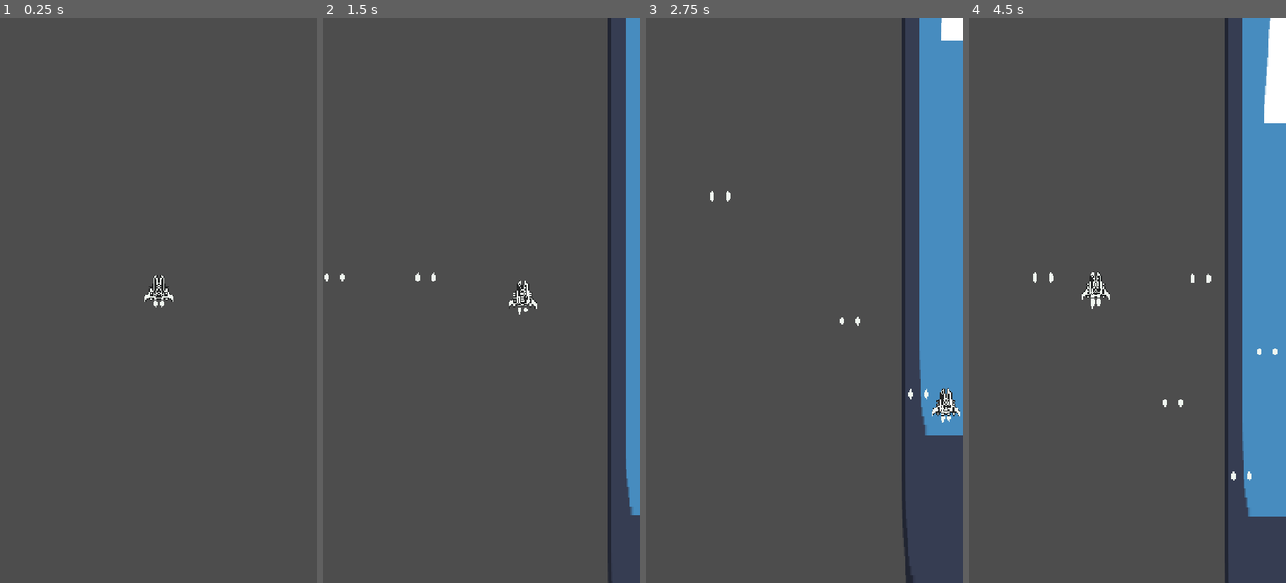
Above: before the commit, frames 1-4 (left to right).
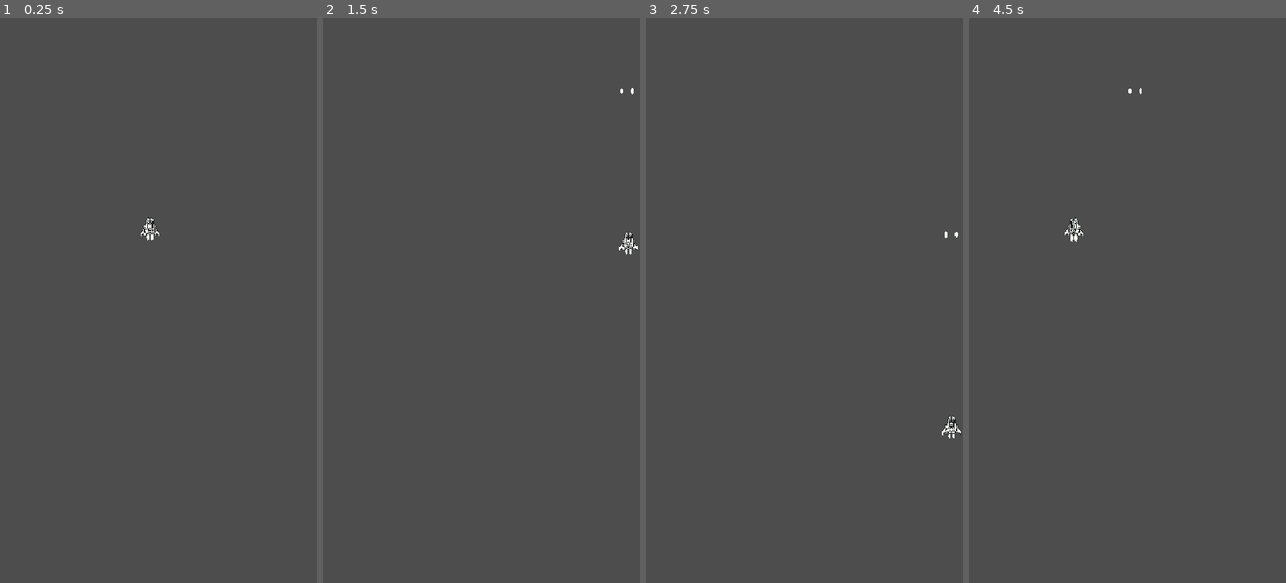
Above: after the commit, the same moments.

Repository: rnakkas/GodotSandbox
Game: Godot game, scene res://ShmupSandbox/Main/Scenes/main.tscn
Two runs of this game, one before a commit and one after it. Both use one fixed random seed, a clock stepped at 60 frames per second and the inputs below. The engine's default icon, where the game draws it, is replaced by a stand-in: a white triangle on a blue panel in a dark square.
Inputs (mouse positions are in pixels of both pictures, inside the frame that each line leads up to):
- Up to frame 1 (0.25 s): no input
- Up to frame 2 (1.5 s): tap Enter at 0.5 s; move the mouse to (551, 272) at 0.52 s; press the mouse at (551, 272) at 0.53 s; hold D (move_right) 0.53-1.28 s; move the mouse to (418, 328) at 1.27 s; release the mouse at (418, 328) at 1.28 s; hold S (move_down) from 1.28 s (still down); click (418, 328) at 1.35 s
- Up to frame 3 (2.75 s): move the mouse to (836, 176) at 2.02 s; release S (move_down) at 2.03 s; press the mouse at (836, 176) at 2.03 s; hold D (move_right) from 2.03 s (still down)
- Up to frame 4 (4.5 s): move the mouse to (1111, 413) at 2.77 s; release D (move_right) at 2.78 s; release the mouse at (1111, 413) at 2.78 s; hold W (move_up) 2.78-3.53 s; click (1111, 413) at 2.85 s; move the mouse to (1222, 385) at 3.52 s; press the mouse at (1222, 385) at 3.53 s; hold A (move_left) from 3.53 s (still down); move the mouse to (1032, 215) at 4.27 s; release the mouse at (1032, 215) at 4.28 s; click (1032, 215) at 4.35 s

The runs differ from the first frame. In frame 1, 0.4% of the frame differs, in the area x 44-55%, y 35-52%; in frame 2, 5.4%; in frame 3, 11%; in frame 4, 14%, in the area x 20-100%, y 0-100%.

Commit message:
player can now shoot

Diff:
--- /dev/null
+++ b/ShmupSandbox/Main/Scenes/game.tscn
@@ -0,0 +1,21 @@
+[gd_scene load_steps=3 format=3 uid="uid://b0ndt0kisoyg3"]
+
+[ext_resource type="PackedScene" uid="uid://ck20r21lsokw1" path="res://ShmupSandbox/Player/Scenes/player_ship.tscn" id="1_cxqyk"]
+[ext_resource type="Script" uid="uid://cj0ffr545wyhi" path="res://ShmupSandbox/Main/Scripts/game.gd" id="1_f5mi8"]
+
+[node name="Game" type="Node2D"]
+script = ExtResource("1_f5mi8")
+
+[node name="PlayerShip" parent="." instance=ExtResource("1_cxqyk")]
+unique_name_in_owner = true
+position = Vector2(255, 369)
+
+[node name="Camera2D" type="Camera2D" parent="PlayerShip"]
+limit_left = 0
+limit_top = 0
+limit_right = 540
+limit_bottom = 960
+
+[node name="PlayerProjectiles" type="Node2D" parent="."]
+
+[connection signal="player_shooting" from="PlayerShip" to="." method="_on_player_ship_player_shooting"]
--- a/ShmupSandbox/Main/Scenes/main.tscn
+++ b/ShmupSandbox/Main/Scenes/main.tscn
@@ -1,43 +1,7 @@
-[gd_scene load_steps=4 format=3 uid="uid://betfkrygq2ejo"]
+[gd_scene load_steps=2 format=3 uid="uid://betfkrygq2ejo"]
 
-[ext_resource type="PackedScene" uid="uid://ck20r21lsokw1" path="res://ShmupSandbox/Player/Scenes/player_ship.tscn" id="1_c17wt"]
-[ext_resource type="Texture2D" uid="uid://b0t3vogr3x06f" path="res://icon.svg" id="2_aucld"]
-
-[sub_resource type="RectangleShape2D" id="RectangleShape2D_aucld"]
-size = Vector2(748, 87)
+[ext_resource type="PackedScene" uid="uid://b0ndt0kisoyg3" path="res://ShmupSandbox/Main/Scenes/game.tscn" id="1_c17wt"]
 
 [node name="Main" type="Node2D"]
 
-[node name="PlayerShip" parent="." instance=ExtResource("1_c17wt")]
-position = Vector2(341, 865)
-
-[node name="Camera2D" type="Camera2D" parent="PlayerShip"]
-zoom = Vector2(2, 2)
-limit_left = 0
-limit_top = 0
-limit_right = 720
-limit_bottom = 1280
-position_smoothing_enabled = true
-
-[node name="Icon" type="Sprite2D" parent="."]
-position = Vector2(-13, 654.5)
-scale = Vector2(1, 10.6016)
-texture = ExtResource("2_aucld")
-
-[node name="Icon2" type="Sprite2D" parent="."]
-position = Vector2(714, 645)
-scale = Vector2(1, 10.6094)
-texture = ExtResource("2_aucld")
-
-[node name="Area2D" type="Area2D" parent="."]
-collision_layer = 4
-collision_mask = 0
-
-[node name="Icon3" type="Sprite2D" parent="Area2D"]
-position = Vector2(365.5, 34.5)
-scale = Vector2(6.00781, 0.632813)
-texture = ExtResource("2_aucld")
-
-[node name="CollisionShape2D" type="CollisionShape2D" parent="Area2D"]
-position = Vector2(364, 33.5)
-shape = SubResource("RectangleShape2D_aucld")
+[node name="Game" parent="." instance=ExtResource("1_c17wt")]
--- /dev/null
+++ b/ShmupSandbox/Main/Scripts/game.gd
@@ -0,0 +1,20 @@
+class_name game extends Node2D
+
+## Player
+@onready var player : CharacterBody2D
+
+# Called when the node enters the scene tree for the first time.
+func _ready() -> void:
+	pass # Replace with function body.
+
+
+# Called every frame. 'delta' is the elapsed time since the previous frame.
+func _process(delta: float) -> void:
+	pass
+
+
+func _on_player_ship_player_shooting(bullet_scene: PackedScene, locations: Array[Vector2]) -> void:
+	for i:int in range(locations.size()):
+		var bullet := bullet_scene.instantiate()
+		bullet.position = locations[i]
+		add_child(bullet)
--- a/ShmupSandbox/Player/Scenes/player_bullet.tscn
+++ b/ShmupSandbox/Player/Scenes/player_bullet.tscn
@@ -96,15 +96,23 @@
 collision_layer = 2
 collision_mask = 12
 script = ExtResource("1_whoyt")
+speed = 950.0
 
 [node name="bullet_sprite" type="AnimatedSprite2D" parent="."]
 sprite_frames = SubResource("SpriteFrames_eymk2")
 animation = &"fly"
 autoplay = "fly"
 frame = 3
-frame_progress = 0.50622
+frame_progress = 0.92438
 
 [node name="bullet_collider" type="CollisionShape2D" parent="."]
+visible = false
 position = Vector2(-0.5, 0)
 shape = SubResource("RectangleShape2D_bk2fx")
 debug_color = Color(0.585341, 0.548007, 0.119147, 0.42)
+
+[node name="VisibleOnScreenNotifier2D" type="VisibleOnScreenNotifier2D" parent="."]
+position = Vector2(-0.5, 11.5)
+scale = Vector2(0.25, 0.25)
+
+[connection signal="screen_exited" from="VisibleOnScreenNotifier2D" to="." method="_on_visible_on_screen_notifier_2d_screen_exited"]
--- a/ShmupSandbox/Player/Scenes/player_ship.tscn
+++ b/ShmupSandbox/Player/Scenes/player_ship.tscn
@@ -223,9 +223,10 @@
 collision_mask = 28
 motion_mode = 1
 script = ExtResource("1_qbyav")
-_max_speed = 300.0
-_acceleration = 700.0
-_damping = 600.0
+_max_speed = 450.0
+_acceleration = 1600.0
+_damping = 1000.0
+shooting_rate = 3.0
 
 [node name="Body" type="AnimatedSprite2D" parent="."]
 unique_name_in_owner = true
--- a/ShmupSandbox/Player/Scripts/player_bullet.gd
+++ b/ShmupSandbox/Player/Scripts/player_bullet.gd
@@ -1,11 +1,11 @@
-extends Area2D
+class_name player_bullet extends Area2D
+
+@export var speed : float
+
+# Called every frame. 'delta' is the elapsed time since the previous frame.
+func _physics_process(delta: float) -> void:
+	global_position.y -= speed * delta
 
 
-# Called when the node enters the scene tree for the first time.
-func _ready() -> void:
-	pass # Replace with function body.
-
-
-# Called every frame. 'delta' is the elapsed time since the previous frame.
-func _process(delta: float) -> void:
-	pass
+func _on_visible_on_screen_notifier_2d_screen_exited() -> void:
+	queue_free()
--- a/ShmupSandbox/Player/Scripts/player_ship.gd
+++ b/ShmupSandbox/Player/Scripts/player_ship.gd
@@ -1,9 +1,12 @@
-extends CharacterBody2D
+class_name player_ship extends CharacterBody2D
 
 ## Velocity
 @export var _max_speed : float
 @export var _acceleration : float
 @export var _damping : float
+
+## Shooting
+@export var shooting_rate : float
 
 ## Sprites
 @onready var body: AnimatedSprite2D = %Body
@@ -19,11 +22,14 @@
 ## Timers
 @onready var shot_cooldown_timer : Timer = %shot_cooldown_timer
 
+## Custom signals
+signal player_shooting(bullet_scene:PackedScene, locations:Array[Vector2])
+
 ## Packed scenes
-var bullet : PackedScene = preload("res://ShmupSandbox/Player/Scenes/player_bullet.tscn")
+var bullet_scene : PackedScene = preload("res://ShmupSandbox/Player/Scenes/player_bullet.tscn")
 
-var min_bounds : Vector2 = Vector2(0, 0)
-var max_bounds : Vector2 = Vector2(720, 1280)
+var viewport_size : Vector2
+
 var on_shooting_cooldown : bool
 
 func _ready() -> void:
@@ -32,6 +38,8 @@
 	thrusterR.play("idle")
 	muzzle_flash_l.play("idle")
 	muzzle_flash_r.play("idle")
+
+	viewport_size = get_viewport_rect().size
 
 func handle_input(delta) -> void:
 	var input_dir := Vector2.ZERO
@@ -49,22 +57,26 @@
 
 func clamp_movement_to_screen_bounds() -> void:
 	# Clamp position within bounds
+	var min_bounds : Vector2 = Vector2(0, 0)
+	var max_bounds : Vector2 = viewport_size
 	var offset : float = 20.0
 
 	position.x = clamp(position.x, offset - min_bounds.x, max_bounds.x - offset)
 	position.y = clamp(position.y, offset - min_bounds.y, max_bounds.y - offset)
 
 func handle_shooting() -> void:
-	if Input.is_action_pressed("attack") && !on_shooting_cooldown:
-		on_shooting_cooldown = true
-		shot_cooldown_timer.start()
+	if Input.is_action_pressed("shoot"):
+		if !on_shooting_cooldown:
+			on_shooting_cooldown = true
 
-		var bullet_instance_l := bullet.instantiate()
-		var bullet_instance_r := bullet.instantiate()
-		bullet_instance_l.position = muzzle_l.global_position
-		bullet_instance_r.position = muzzle_r.global_position
-		get_tree().current_scene.add_child(bullet_instance_l)
-		get_tree().current_scene.add_child(bullet_instance_r)
+			var locations : Array[Vector2] = [muzzle_l.global_position, muzzle_r.global_position]
+			player_shooting.emit(bullet_scene, locations)
+
+			muzzle_flash_l.play("shoot")
+			muzzle_flash_r.play("shoot")
+
+			await get_tree().create_timer(1/shooting_rate).timeout
+			on_shooting_cooldown = false
 
 func _physics_process(delta):
 	handle_input(delta)
--- a/project.godot
+++ b/project.godot
@@ -17,8 +17,8 @@
 
 [display]
 
-window/size/viewport_width=720
-window/size/viewport_height=1280
+window/size/viewport_width=540
+window/size/viewport_height=960
 window/stretch/mode="canvas_items"
 window/stretch/aspect="expand"
 window/handheld/orientation=1
@@ -58,9 +58,10 @@
 "events": [Object(InputEventKey,"resource_local_to_scene":false,"resource_name":"","device":-1,"window_id":0,"alt_press …(192 unchanged characters)…
 ]
 }
-attack={
+shoot={
 "deadzone": 0.5,
 "events": [Object(InputEventMouseButton,"resource_local_to_scene":false,"resource_name":"","device":-1,"window_id":0,"a …(258 unchanged characters)…
+, Object(InputEventKey,"resource_local_to_scene":false,"resource_name":"","device":-1,"window_id":0,"alt_pressed":false,"shift_pressed":false,"ctrl_pressed":false,"meta_pressed":false,"pressed":false,"keycode":0,"physical_keycode":32,"key_label":0,"unicode":32,"location":0,"echo":false,"script":null)
 ]
 }
 pause={
Not shown, added: ShmupSandbox/Main/Scripts/game.gd.uid
